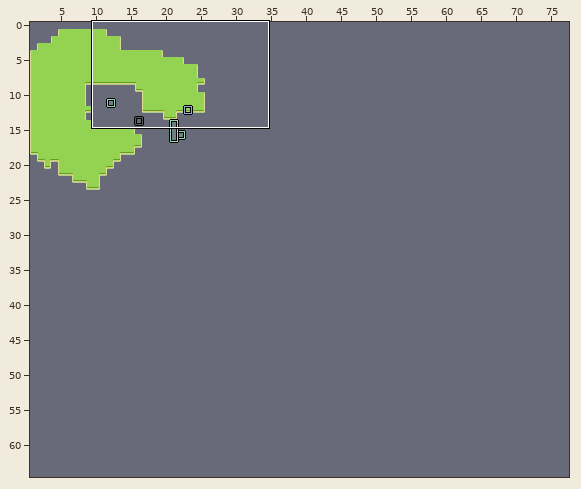
LDtk project -- assets/levels/level.ldtk. The first picture is a wide view before the edit; the outline marks the close-up.
Close-up. The starting point:
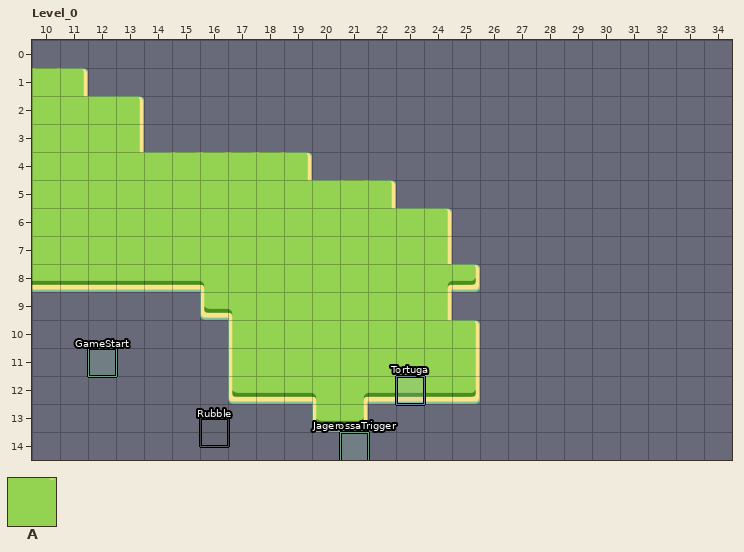
Cells are 100x100 px. Shown: Level_0 x 10..34, y 0..14. The commit also changed other parts of the map, which this record leaves out. The old version is drawn lined up with the new one.
Key: from "Islands": A 1 "Ground".
_ is an empty cell.
Layer "Islands" before, first column x 10:
 0 _________________________
 1 AA_______________________
 2 AAAA_____________________
 3 AAAA_____________________
 4 AAAAAAAAAA_______________
 5 AAAAAAAAAAAAA____________
 6 AAAAAAAAAAAAAAA__________
 7 AAAAAAAAAAAAAAA__________
 8 AAAAAAAAAAAAAAAA_________
 9 ______AAAAAAAAA__________
10 _______AAAAAAAAA_________
11 _______AAAAAAAAA_________
12 _______AAAAAAAAA_________
13 __________AA_____________
14 _________________________
Now the later version:
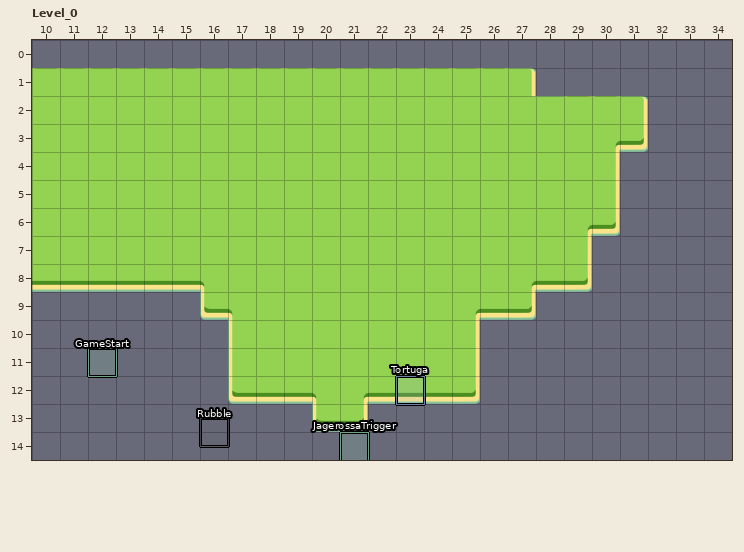
The exact change:
map size 87x52 -> 87x68 cells
Layer "Islands":
y 1: x 12..27 ________________ -> AAAAAAAAAAAAAAAA
y 2..3: x 14..31 __________________ -> AAAAAAAAAAAAAAAAAA
y 4: x 20..30 ___________ -> AAAAAAAAAAA
y 5: x 23..30 ________ -> AAAAAAAA
y 6: x 25..30 ______ -> AAAAAA
y 7: x 25..29 _____ -> AAAAA
y 8: x 26..29 ____ -> AAAA
y 9: x 25..27 ___ -> AAA
